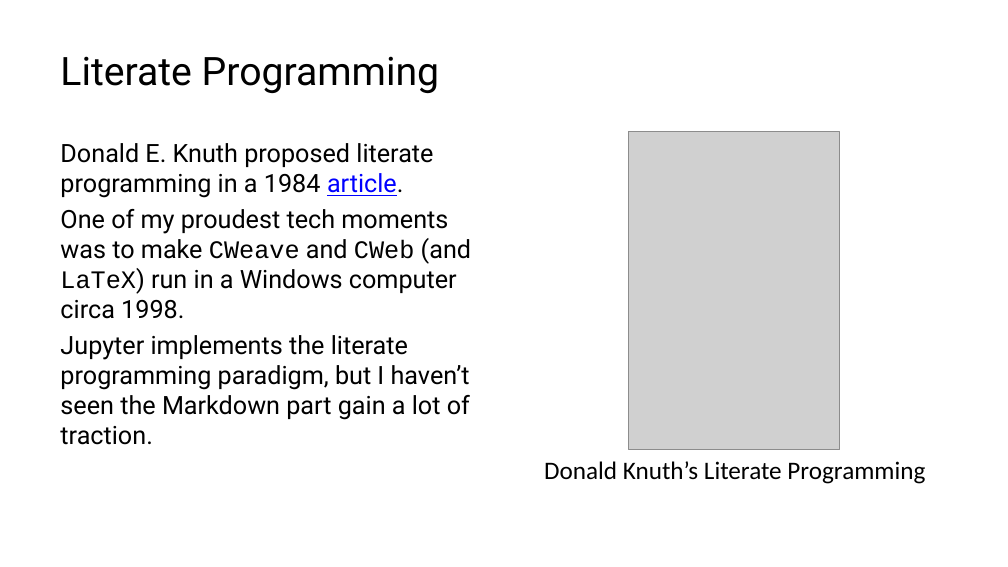
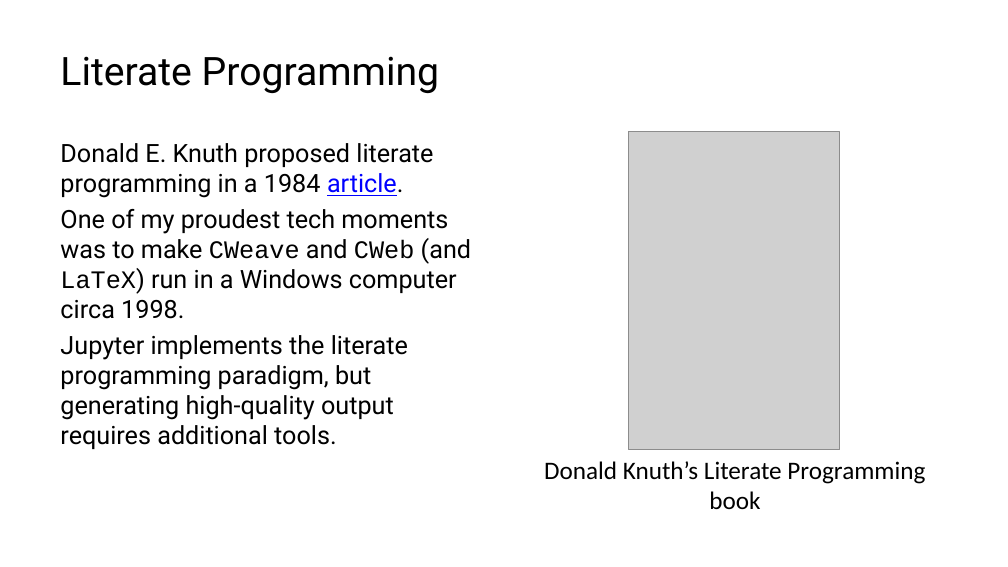
Before and after one commit to lucas-a-meyer/using-quarto, a slide deck: slide 4 of docs/presentation-orig.pptx. Drawn at 1008x567 pixels with LibreOffice and Linux fonts; fonts in the diff are those of the drawing; grey boxes stand for pictures. Boxes give left, top, right and bottom in pixels: in the first picture for what was removed or moved away, otherwise in the second. Text is boxed around its words. In the diff, an @@ line names an element or a change of style, - is before the commit and + after.

```diff
--- a/docs/presentation-orig.pptx
+++ b/docs/presentation-orig.pptx
@@ text at [60, 335, 408, 449]: text changed @@
-Jupyter implements the literate programming paradigm, but I haven’t seen the Markdown part gain a lot of traction.
+Jupyter implements the literate programming paradigm, but generating high-quality output requires additional tools.
@@ text at [544, 461, 925, 509]: text changed @@
-Donald Knuth’s Literate Programming
+Donald Knuth’s Literate Programming book
```
Also in this commit, not shown: 8 other slides changed, 14 other files.
